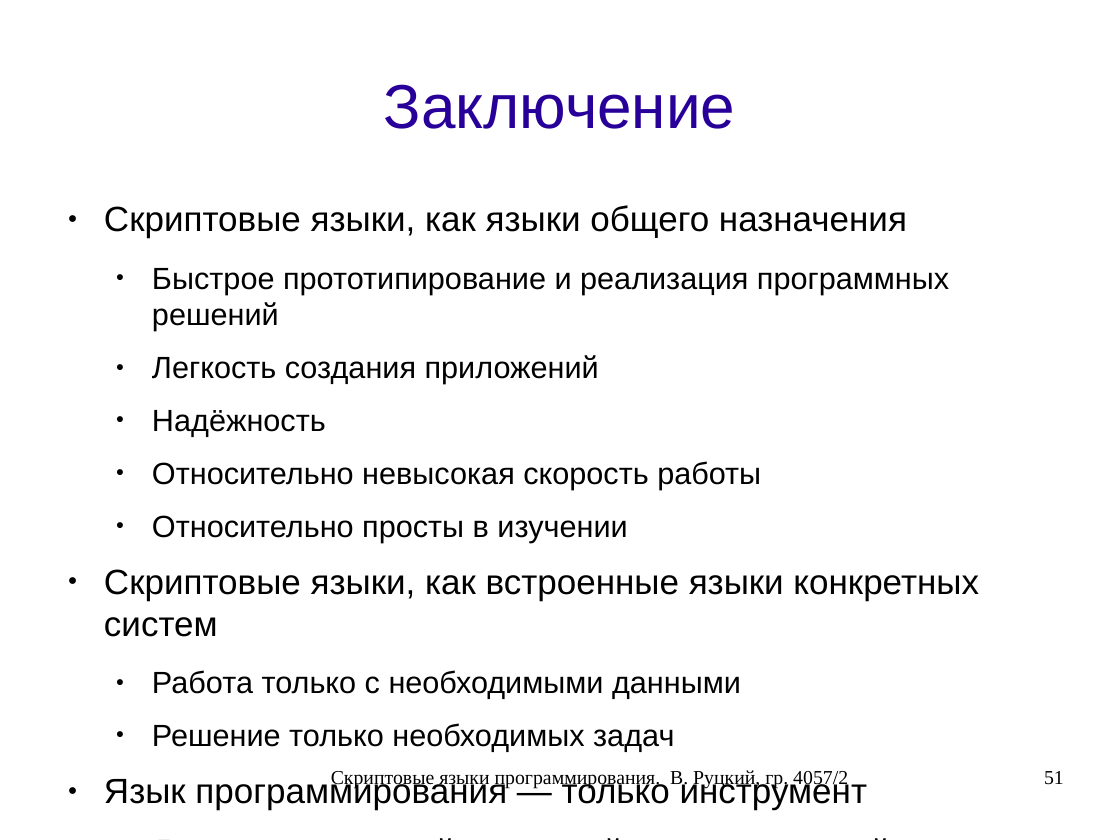
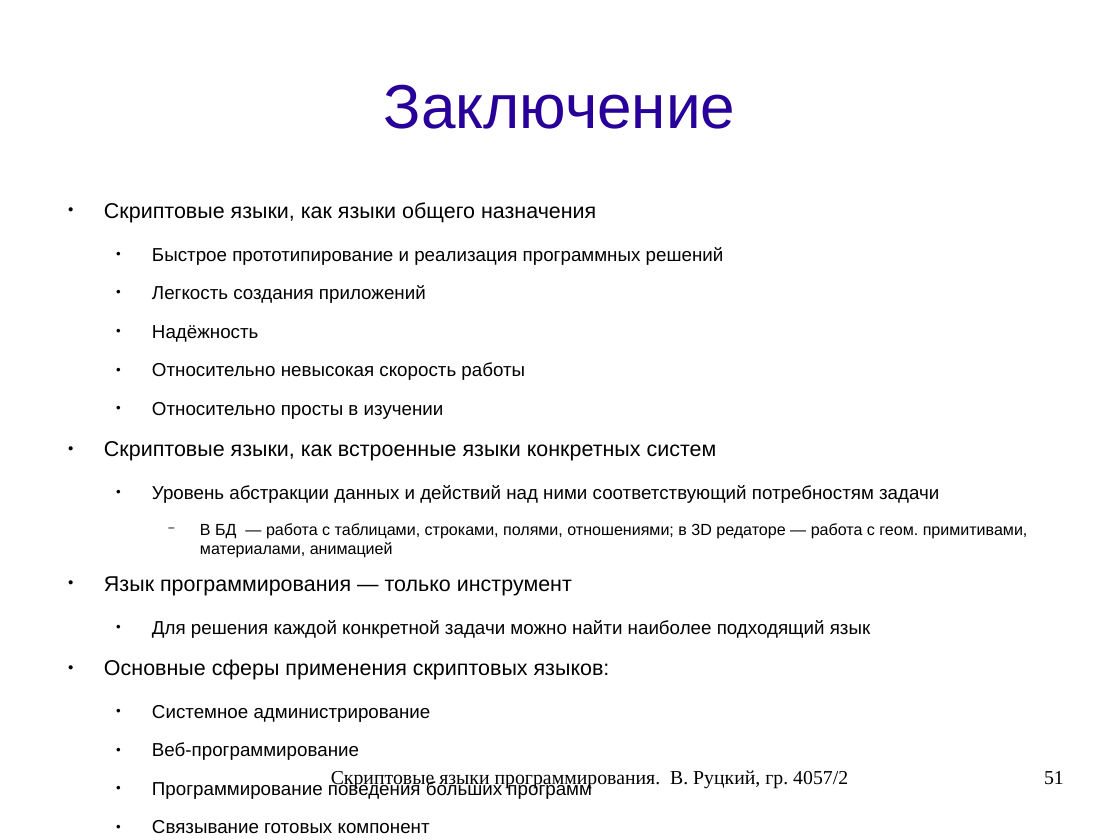
Before and after one commit to rutsky/semester07, a slide deck: slide 51 of Operation_systems/scripting_languages/40572_Rutsky_Scripting_languages.odp. Drawn at 1120x840 pixels with LibreOffice and Linux fonts; fonts in the diff are those of the drawing. Boxes give left, top, right and bottom in pixels: in the first picture for what was removed or moved away, otherwise in the second. Text is boxed around its words. In the diff, an @@ line names an element or a change of style, - is before the commit and + after.

```diff
--- a/Operation_systems/scripting_languages/40572_Rutsky_Scripting_languages.odp
+++ b/Operation_systems/scripting_languages/40572_Rutsky_Scripting_languages.odp
@@ text at box(104, 202, 870, 638): size 24.8 to 15.2 pt in "Скриптовые языки, как языки общего назначения", "Скриптовые языки, как встроенные языки конкретных систем", "Язык программирования — только инструмент"; size 21.7 to 13.3 pt in "Быстрое прототипирование и реализация программных решений", "Легкость создания приложений", "Надёжность", "Относительно невысокая скорость работы" and 2 more places @@
@@ text at box(152, 485, 1028, 558): text changed; size 21.7 to 11.4 pt @@
-  ● Работа только с необходимыми данными
-  ● Решение только необходимых задач
+  ● Уровень абстракции данных и действий над ними соответствующий потребностям задачи
+    − В БД — работа с таблицами, строками, полями, отношениями; в 3D редаторе — работа с геом. примитивами, материалами, анимацией
@@ text at box(104, 659, 610, 834): paragraphs added @@
+● Основные сферы применения скриптовых языков:
+  ● Системное администрирование
+  ● Веб-программирование
+  ● Программирование поведения больших программ
+  ● Связывание готовых компонент
+  ● Создание систем тестирования
+  ● Задание GUI
```
Also in this commit, not shown: 5 other slides changed.
